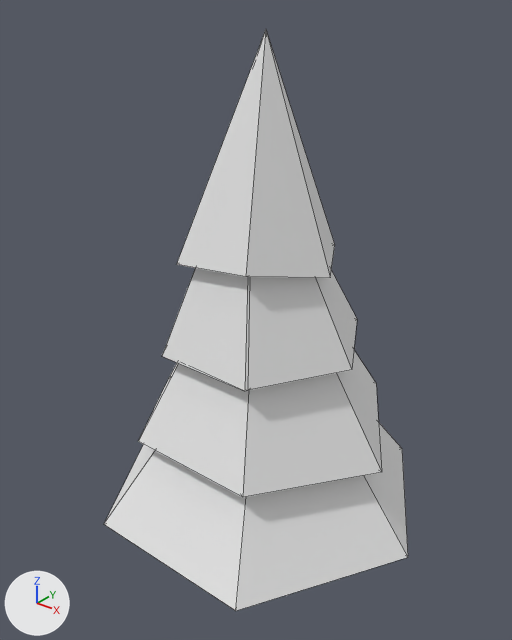
A saved change to the OBJ model Assets/MapEditor/modular_terrain_collection/Hilly_Prop_Tree_Pine_2.obj.
Camera for both pictures: a 50 mm camera at (2.84, -3.57, 4.27) aimed at (-0.06, 0.06, 2.02). Arrows for +X, +Y and +Z are at lower left; the lights stay in place. Mesh edges are drawn as thin lines. Where no turn or scale is listed for an object, it has been applied to the vertices.
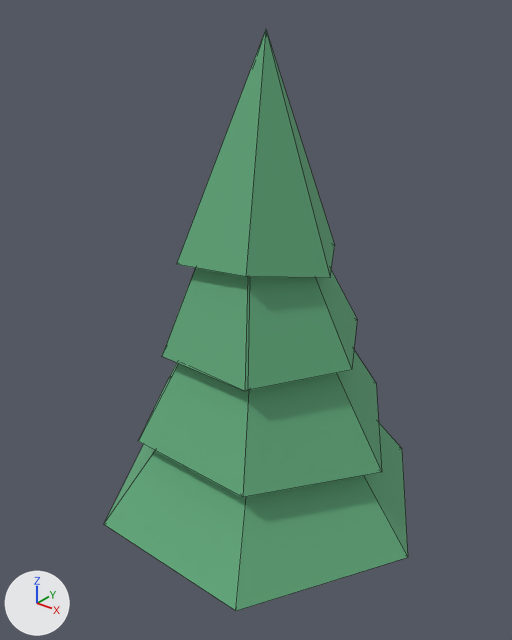
Where the change shows, as pixel boxes (x1, y1, x2, y2) in the pictures (512 x 640 px):
'object1', recoloured (white to green)
    both: (104, 423, 408, 611)
'object5', recoloured (white to green)
    both: (138, 350, 382, 497)
'object2', recoloured (white to green)
    both: (177, 30, 335, 278)
'object4', recoloured (white to green)
    both: (162, 268, 357, 391)

The change in detail:
Material 'Pine_Leaves' (mat_pine_leaves) changes colour from white #e7e7e7 to green #63aa7d; in linear values from (0.8, 0.8, 0.8) to (0.126, 0.404, 0.204).
